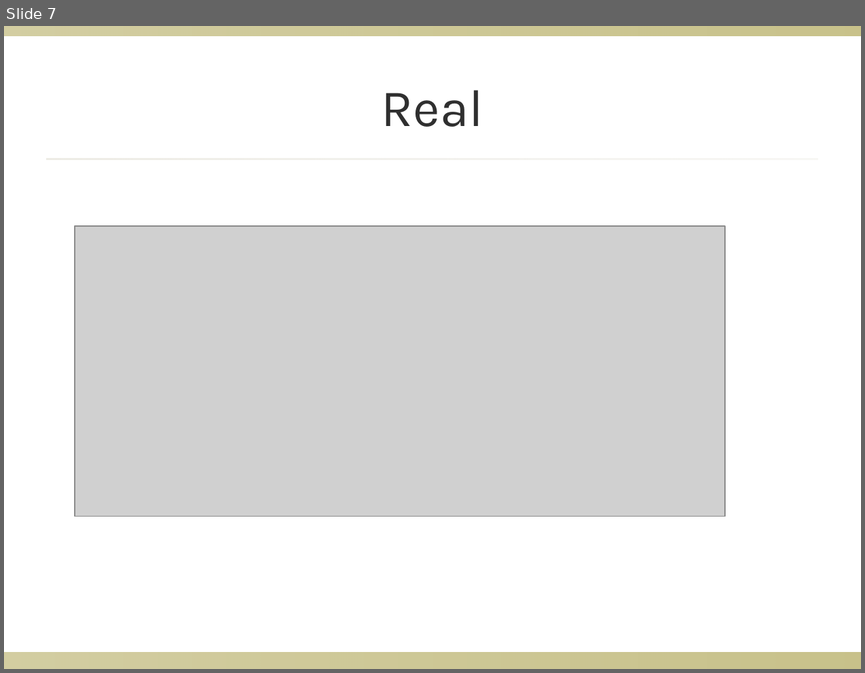
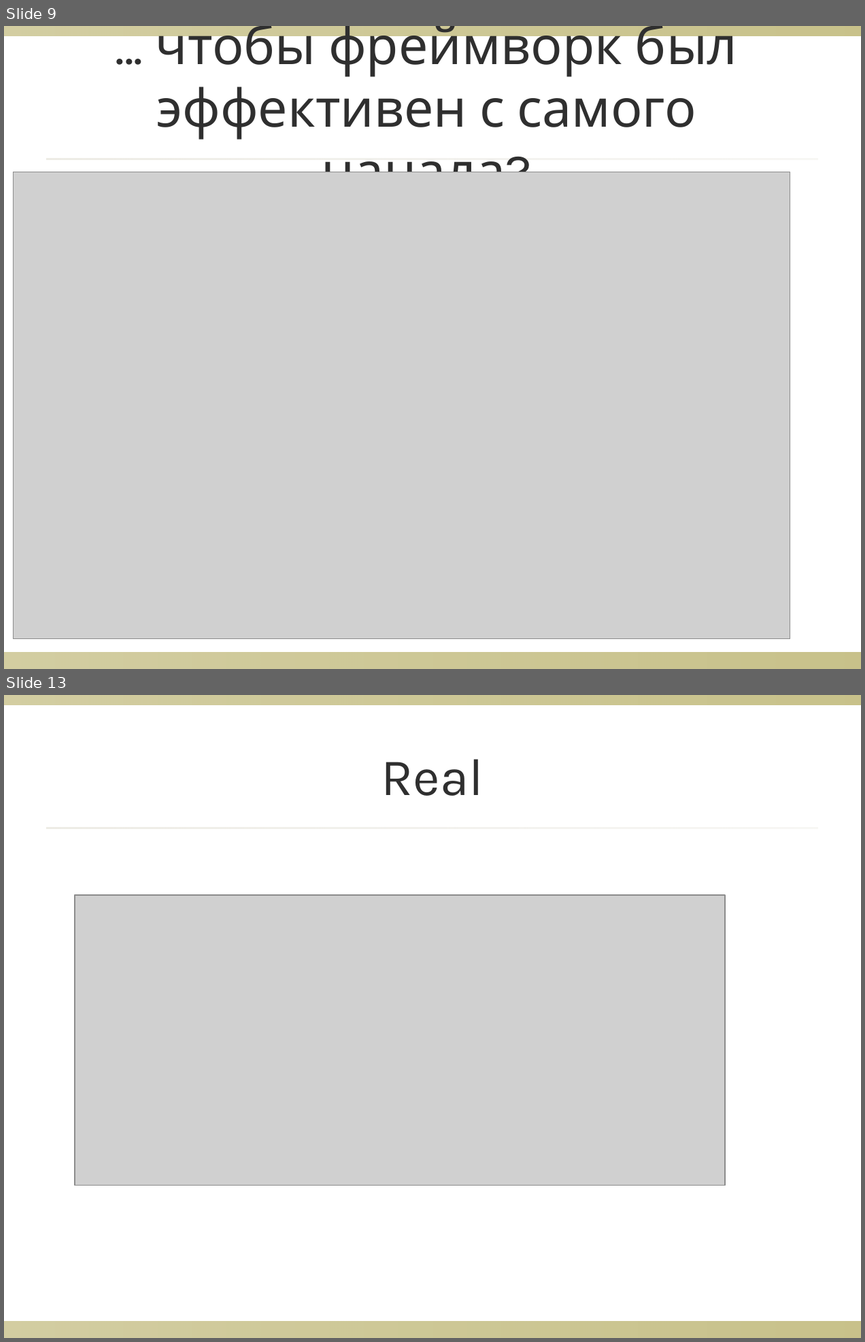
Before and after one commit to bluestarsoft777/p-secamp-2014, a slide deck: presentation/swd-page-recorder.ppt. Shown one above the other, each under a label of ours: slide 7 before the commit, slides 9 and 13 after it; the slides between them are not shown. The pictures are 865x673 and 865x1342 pixels, drawn with LibreOffice and Linux fonts; fonts in the diff are those of the drawing; grey boxes stand for pictures; background and template pictures are left out. Boxes give left, top, right and bottom in pixels: in the first picture for what was removed or moved away, otherwise in the second. Text is boxed around its words. In the diff, an @@ line names an element or a change of style, - is before the commit and + after.

```diff
--- a/presentation/swd-page-recorder.ppt
+++ b/presentation/swd-page-recorder.ppt
@@ slide 9 added at (4, 26, 861, 669), background picture (left out); not listed: 3 template elements that a slide beside it also shows @@
@@ title added at (156, 26, 738, 172), 44 pt, text #2F2F2F @@
+... чтобы фреймворк был эффективен с самого начала?
@@ picture added at (14, 172, 791, 639) @@
@@ what was slide 7 is now slide 13 @@
```
Also in this commit, not shown: 5 other slides added, 3 other files.
